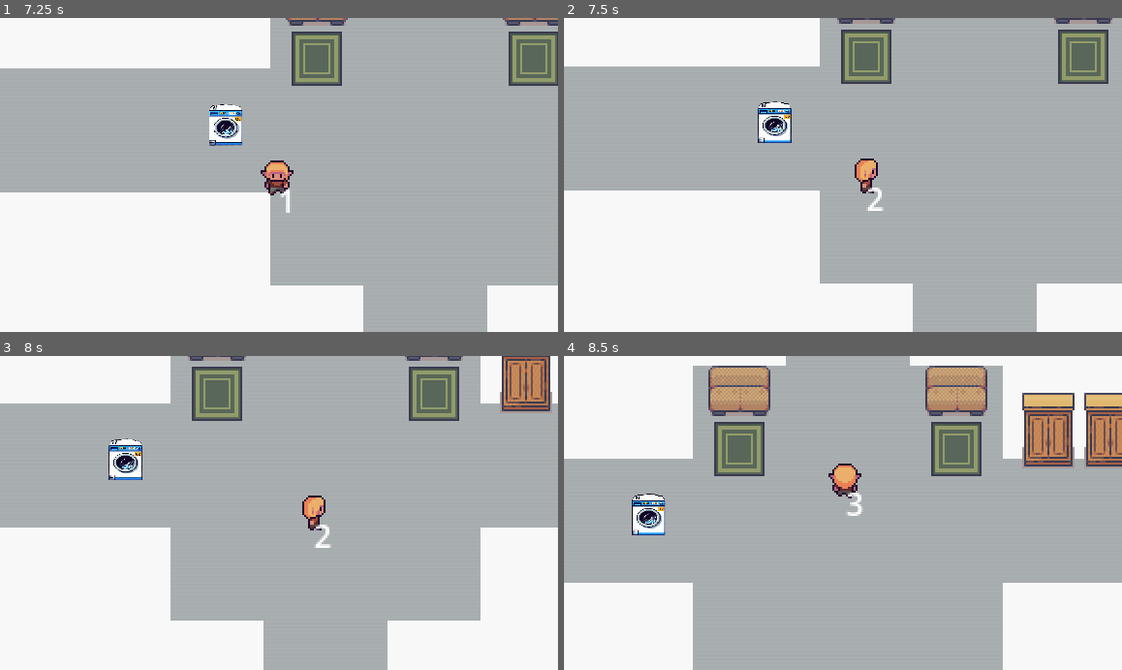
Above: before the commit, frames 1-4 (two rows, left to right).
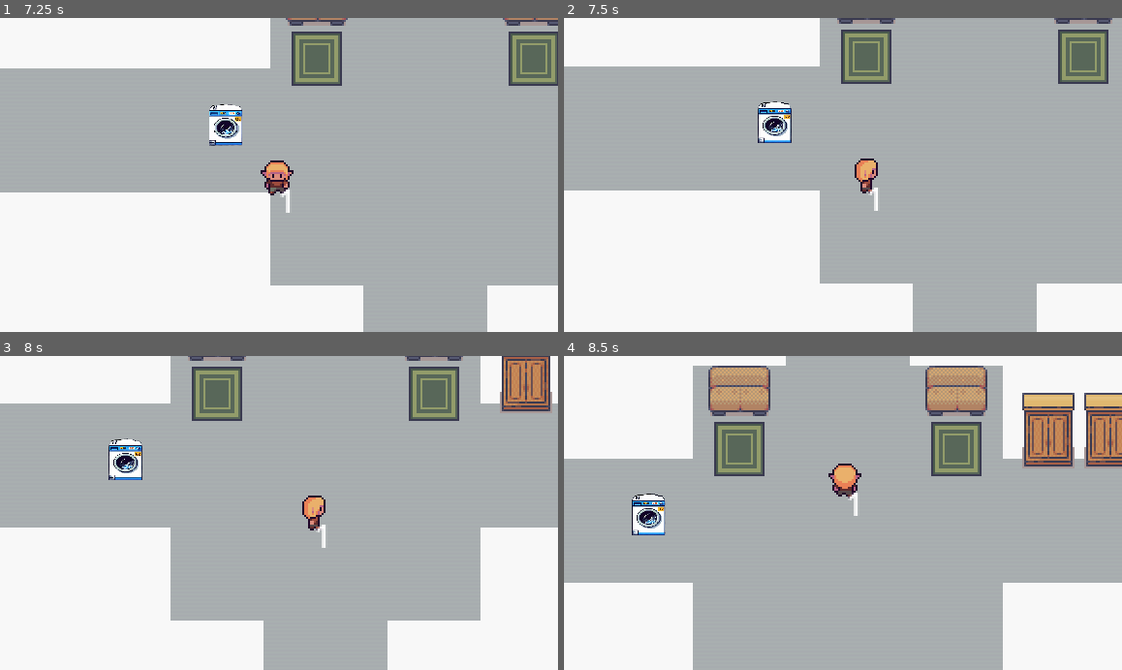
Above: after the commit, the same moments.

Repository: CIStudio/Economy_Race
Game: Godot game, scene res://Scenes/menu/menu.tscn
Two runs of this game, one before a commit and one after it. Both use one fixed random seed, a clock stepped at 60 frames per second and the inputs below.
Inputs:
- Up to frame 1 (7.25 s): click "PLAY" at 0.5 s; click "1" at 1.25 s; tap Enter at 2 s; hold D (right) 2.03-2.78 s; tap F (off) at 2.1, 3.05, 3.6, 4.55, 5.1, 6.05, 6.6 s; tap E (take) at 2.3, 2.85, 3.8, 4.35, 5.3, 5.85, 6.8 s; hold S (down) 2.78-3.53 s; hold D (right) 3.53-4.28 s; hold W (up) 4.28-5.03 s; hold A (left) 5.03-6.53 s; hold S (down) from 6.53 s (still down)
- Up to frame 2 (7.5 s): release S (down) at 7.28 s; hold D (right) from 7.28 s (still down); tap E (take) at 7.35 s
- Up to frame 3 (8 s): keep holding D (right); tap F (off) at 7.55 s
- Up to frame 4 (8.5 s): release D (right) at 8.03 s; hold W (up) from 8.03 s (still down); tap F (off) at 8.1 s; tap E (take) at 8.3 s

Frame 1 is identical in both runs. In frame 2, 0.1% of the frame differs, in the area x 54-58%, y 54-62%; in frame 3, 0.1%; in frame 4, 0.1%, in the area x 50-54%, y 43-51%.

Commit message:
Commit number 14

Diff:
--- a/economy_race/Scenes/Devices/area_2d.gd
+++ b/economy_race/Scenes/Devices/area_2d.gd
@@ -2,6 +2,7 @@
 
 
 var in_object_area = false
+var device_turned_off: bool = false
 @onready var ANIM =$"../AnimatedSprite2D"
 
 
@@ -9,9 +10,10 @@
 	pass
 
 func _process(_delta: float) -> void:
-	if in_object_area == true and Input.is_action_just_pressed("take"):
+	if in_object_area == true and Input.is_action_just_pressed("take") and not device_turned_off:
+		Global.devices_off += 1
+		device_turned_off = true
 		ANIM.play("off")
-		Global.devices_off += 1
 
 func _on_body_entered(body: Node2D) -> void:
 	if body.name == "player":
--- a/economy_race/Scenes/Devices/lamp.tscn
+++ b/economy_race/Scenes/Devices/lamp.tscn
@@ -50,6 +50,7 @@
 shape = SubResource("CapsuleShape2D_ynjgc")
 
 [node name="Area2D" type="Area2D" parent="."]
+process_mode = 1
 script = ExtResource("3_uvr8u")
 
 [node name="CollisionShape2D" type="CollisionShape2D" parent="Area2D"]
--- a/economy_race/Scenes/levels/1_level/level_1.tscn
+++ b/economy_race/Scenes/levels/1_level/level_1.tscn
@@ -32,7 +32,7 @@
 process_mode = 2
 
 [connection signal="pressed" from="CanvasLayer/Pause menu/Panel/VBoxContainer/Resume" to="Meneger" method="_on_resume_pressed"]
-[connection signal="pressed" from="CanvasLayer/Pause menu/Panel/VBoxContainer/Reset" to="Meneger" method="_on_reset_pressed"]
+[connection signal="pressed" from="CanvasLayer/Pause menu/Panel/VBoxContainer/Restart" to="Meneger" method="_on_restart_pressed"]
 [connection signal="pressed" from="CanvasLayer/Pause menu/Panel/VBoxContainer/Quit" to="Meneger" method="_on_quit_pressed"]
 
 [editable path="CanvasLayer/Pause menu"]
--- a/economy_race/Scripts/levels/Level_1/meneger.gd
+++ b/economy_race/Scripts/levels/Level_1/meneger.gd
@@ -7,7 +7,6 @@
 func _process(delta):
 	if Input.is_action_just_pressed("ui_cancel"):
 		game_paused = !game_paused
-
 	if game_paused == true:
 		get_tree().paused = true
 		pause_menu.show()
@@ -21,10 +20,12 @@
 
 
 func _on_quit_pressed() -> void:
+	Global.devices_off = 0
 	get_tree().paused = false
 	get_tree().change_scene_to_file("res://Scenes/menu/level_menu.tscn")
 
 
-func _on_reset_pressed() -> void:
+func _on_restart_pressed() -> void:
+	Global.devices_off = 0
 	game_paused = !game_paused
 	get_tree().reload_current_scene()
